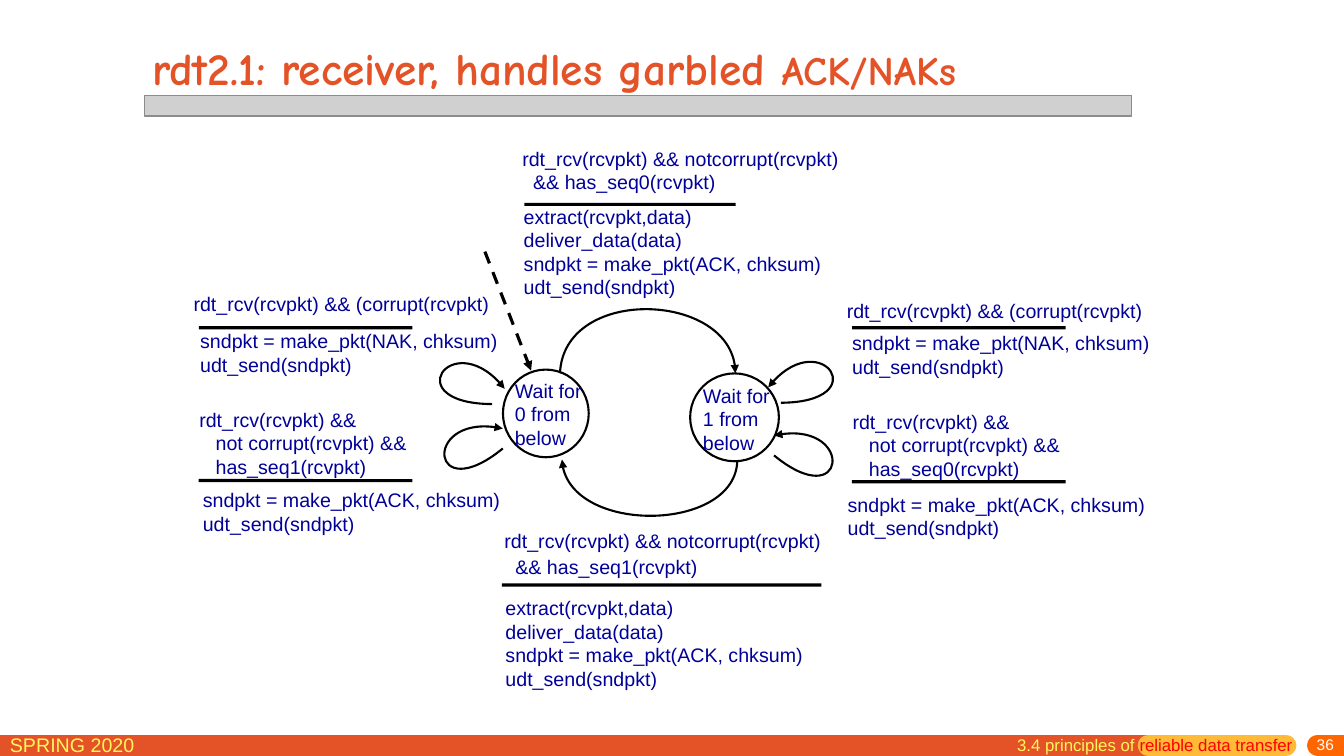
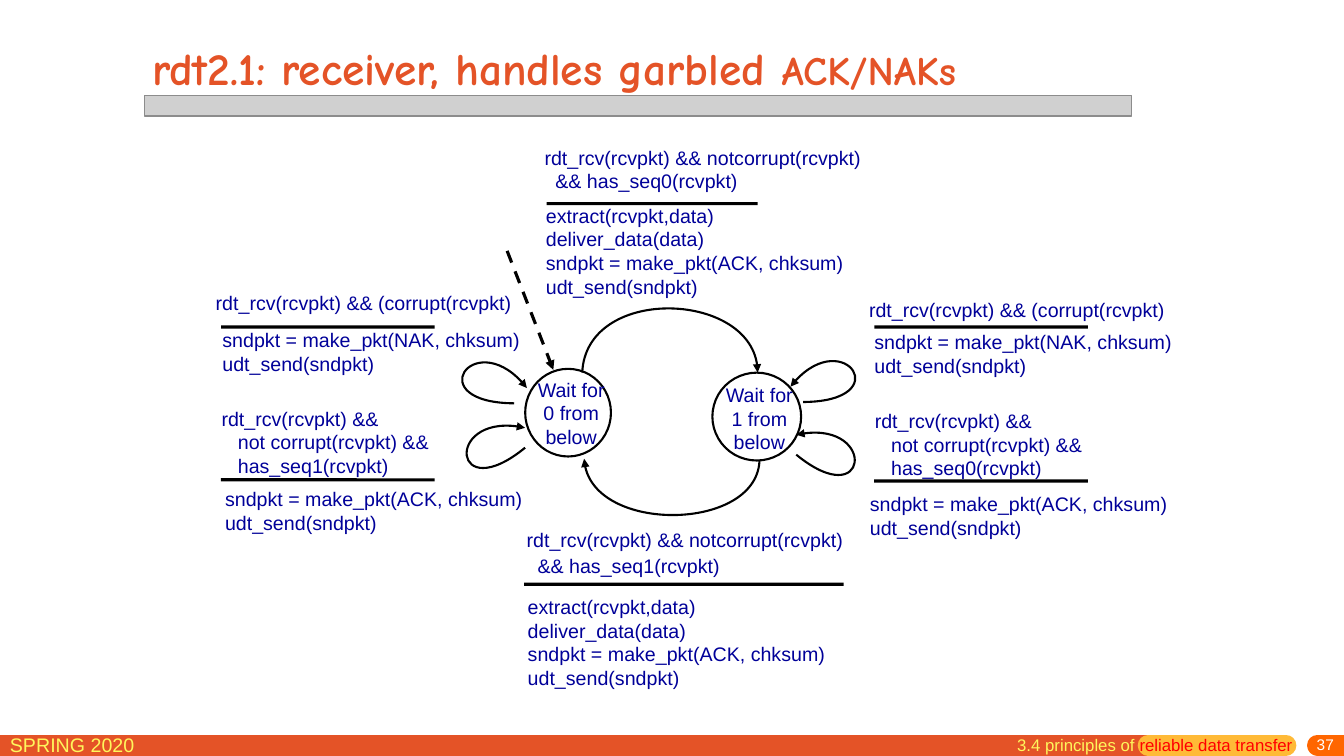
Before and after one commit to network-distributed/presentations, a slide deck: slide 37 of chapter3.pptx (slide 36 before the commit). Drawn at 1344x756 pixels with LibreOffice and Linux fonts; fonts in the diff are those of the drawing; grey boxes stand for pictures. Boxes give left, top, right and bottom in pixels: in the first picture for what was removed or moved away, otherwise in the second. Text is boxed around its words. In the diff, an @@ line names an element or a change of style, - is before the commit and + after.

```diff
--- a/chapter3.pptx
+++ b/chapter3.pptx
@@ text "Wait for" at box(538, 382, 605, 449): alignment left to centre @@
@@ text "Wait for" at box(726, 387, 793, 454): alignment left to centre @@
@@ freeform shape: place and size @@
-freeform shape at box(758, 397, 875, 515)
+freeform shape at box(781, 396, 897, 514)
@@ freeform shape: place and size @@
-freeform shape at box(562, 460, 737, 535)
+freeform shape at box(585, 459, 760, 534)
@@ 14 texts, 6 lines, 4 freeform shapes, 2 ellipses, 1 arrow: place and size @@
-14 texts, 6 lines, 4 freeform shapes, 2 ellipses, 1 arrow at box(194, 151, 1149, 690)
+14 texts, 6 lines, 4 freeform shapes, 2 ellipses, 1 arrow at box(216, 150, 1171, 689)
@@ page number at box(1317, 739, 1334, 750): text changed @@
-36
+37
```
Also in this commit, not shown: 41 other slides changed, 3 slides added, 5 other files.
